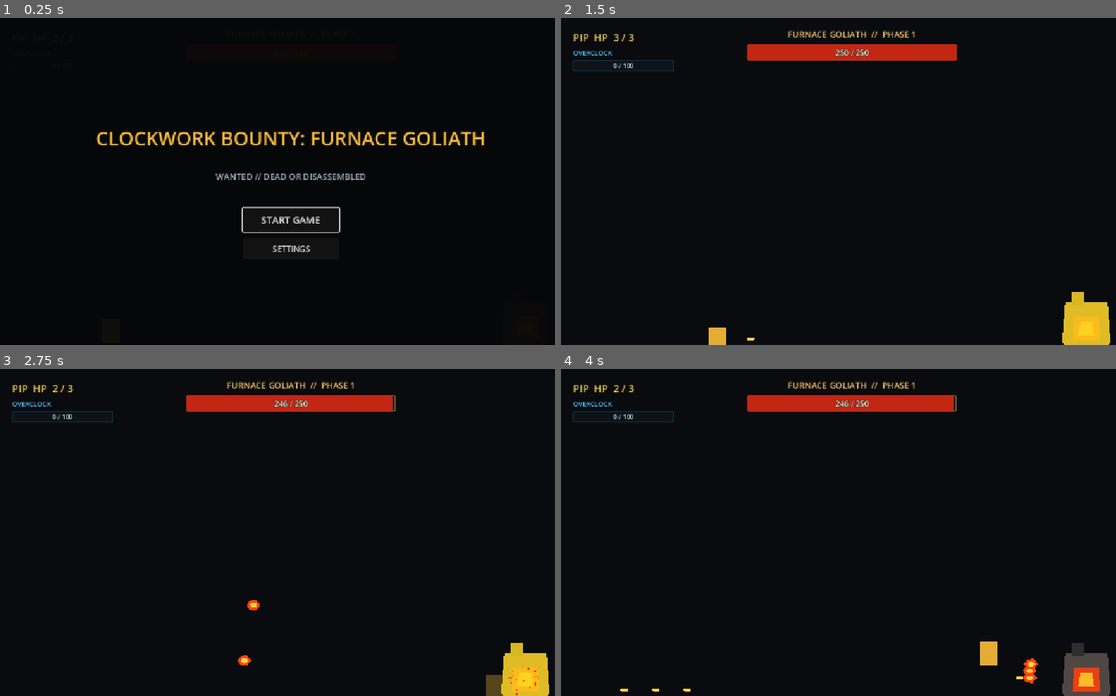
Above: before the commit, frames 1-4 (two rows, left to right).
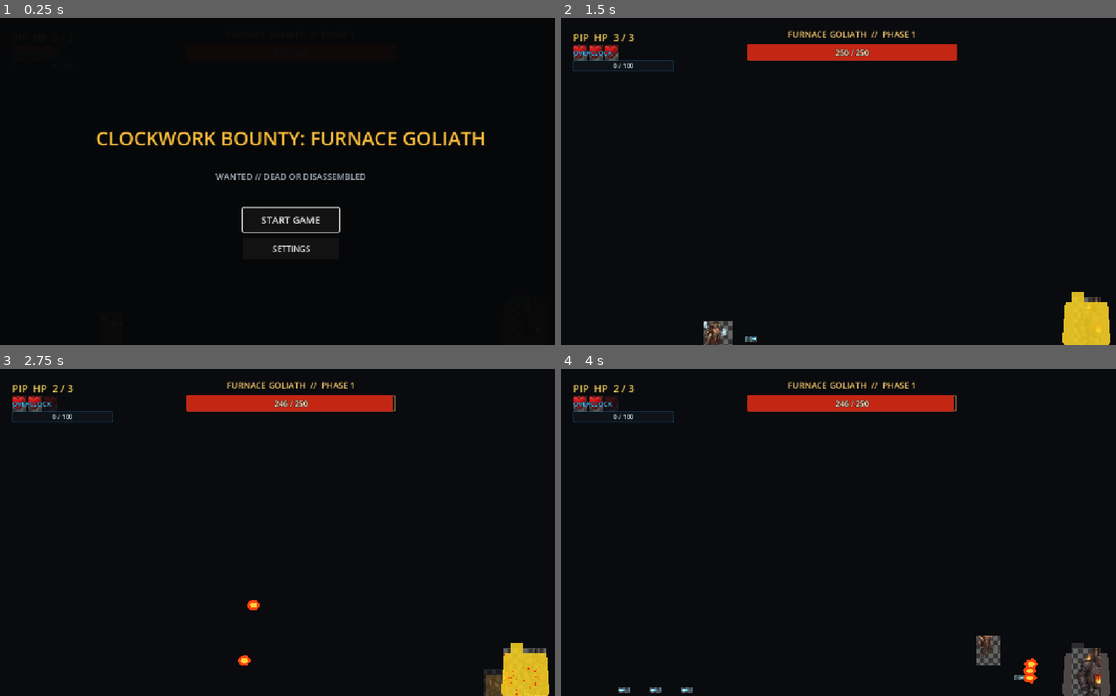
Above: after the commit, the same moments.

Repository: koushamoeini/Reign-of-Gears
Game: Godot game, scene res://main.tscn
The game is run twice, just before and just after one commit, with the same random seed, the same clock (stepped at 60 frames per second) and the same inputs.
Inputs:
- Up to frame 1 (0.25 s): no input
- Up to frame 2 (1.5 s): click "START GAME" at 0.5 s; tap Enter at 1.25 s; hold Right (pip_move_right) from 1.28 s (still down); hold D (pip_shoot) from 1.28 s (still down)
- Up to frame 3 (2.75 s): keep holding Right (pip_move_right); tap F (pip_jump) at 1.52, 2.27 s; release D (pip_shoot) at 2.03 s; tap A (pip_dash) at 2.1 s; tap D (pip_shoot) at 2.3 s
- Up to frame 4 (4 s): release Right (pip_move_right) at 2.78 s; hold Left (pip_move_left) 2.78-3.53 s; hold D (pip_shoot) 2.78-3.53 s; hold Right (pip_move_right) from 3.53 s (still down); tap S (pip_special) at 3.6 s; tap F (pip_jump) at 3.77 s; tap D (pip_shoot) at 3.8 s

The runs differ from the first frame. In frame 2, 1.1% of the frame differs, in the area x 2-98%, y 8-100%; in frame 3, 0.7%; in frame 4, 1.4%.

Commit message:
Integrate master sprite sheet visuals

Diff:
--- a/bosses/furnace_goliath.gd
+++ b/bosses/furnace_goliath.gd
@@ -33,6 +33,7 @@
 @onready var victory_explosion: GPUParticles2D = $VictoryExplosion
 @onready var victory_explosion_wide: GPUParticles2D = $VictoryExplosionWide
 @onready var victory_explosion_core: GPUParticles2D = $VictoryExplosionCore
+@onready var sprite_art: Sprite2D = $SpriteArt
 
 var health: int = MAX_HEALTH
 var phase: int = 1
@@ -85,6 +86,7 @@
 	SoundManager.play_hit_sfx()
 	_show_hit_flash()
 	damage_sparks.restart()
+	sprite_art.region_rect = Rect2(548, 162, 72, 82)
 
 	_update_phase()
 
@@ -102,6 +104,7 @@
 	rage_glow.hide()
 	transition_shield.hide()
 	rage_fire_timer.stop()
+	sprite_art.region_rect = Rect2(658, 162, 166, 84)
 	_spawn_explosion()
 
 	var fade_tween := create_tween()
@@ -185,9 +188,12 @@
 	match state:
 		State.IDLE:
 			state_time_remaining = IDLE_DURATION
+			sprite_art.region_rect = Rect2(15, 161, 50, 84)
 		State.SHOOTING:
+			sprite_art.region_rect = Rect2(246, 161, 77, 84)
 			_shooting_sequence()
 		State.DASH_ATTACK:
+			sprite_art.region_rect = Rect2(132, 161, 75, 84)
 			state_time_remaining = DASH_DURATION
 			dash_direction = _direction_to_player()
 
@@ -253,6 +259,7 @@
 	next_attack_is_dash = true
 	phase_shift_sfx.play()
 	if phase == 3:
+		sprite_art.region_rect = Rect2(367, 161, 143, 84)
 		_start_rage_glow()
 		rage_fire_timer.start(PHASE_THREE_STREAM_INTERVAL)
 	phase_changed.emit(phase)
--- a/bosses/furnace_goliath.tscn
+++ b/bosses/furnace_goliath.tscn
@@ -2,6 +2,7 @@
 
 [ext_resource type="Script" path="res://bosses/furnace_goliath.gd" id="1_boss"]
 [ext_resource type="AudioStream" path="res://audio/boss_phase_shift.wav" id="2_phase"]
+[ext_resource type="Texture2D" path="res://assets/b18c3cc0-0bf5-4608-86ce-f136dbdbca56.jpg" id="3_sheet"]
 
 [sub_resource type="CapsuleShape2D" id="BossShape"]
 radius = 42.0
@@ -57,6 +58,14 @@
 [node name="Body" type="Polygon2D" parent="."]
 polygon = PackedVector2Array(-42, -48, 42, -48, 48, 30, 30, 48, -30, 48, -48, 30)
 color = Color(0.31, 0.28, 0.27, 1)
+
+[node name="SpriteArt" type="Sprite2D" parent="."]
+texture = ExtResource("3_sheet")
+region_enabled = true
+region_rect = Rect2(15, 161, 50, 84)
+position = Vector2(0, -10)
+scale = Vector2(1.18, 1.18)
+z_index = 2
 
 [node name="Furnace" type="Polygon2D" parent="."]
 polygon = PackedVector2Array(-24, -20, 24, -20, 28, 28, -28, 28)
--- a/hazards/steam_pipe.gd
+++ b/hazards/steam_pipe.gd
@@ -6,6 +6,7 @@
 
 @onready var warning: Node2D = $Warning
 @onready var pipe_visual: Polygon2D = $PipeVisual
+@onready var pipe_sprite: Sprite2D = $PipeSprite
 @onready var collision_shape: CollisionShape2D = $CollisionShape2D
 
 var is_falling: bool = false
@@ -29,6 +30,7 @@
 func _on_warning_timer_timeout() -> void:
 	warning.hide()
 	pipe_visual.show()
+	pipe_sprite.show()
 	collision_shape.set_deferred("disabled", false)
 	monitoring = true
 	is_falling = true
--- a/hazards/steam_pipe.tscn
+++ b/hazards/steam_pipe.tscn
@@ -1,6 +1,7 @@
-[gd_scene load_steps=3 format=3]
+[gd_scene load_steps=4 format=3]
 
 [ext_resource type="Script" path="res://hazards/steam_pipe.gd" id="1_pipe"]
+[ext_resource type="Texture2D" path="res://assets/b18c3cc0-0bf5-4608-86ce-f136dbdbca56.jpg" id="2_sheet"]
 
 [sub_resource type="RectangleShape2D" id="PipeShape"]
 size = Vector2(36, 120)
@@ -26,6 +27,14 @@
 polygon = PackedVector2Array(-18, -120, 18, -120, 18, 0, 9, 12, -9, 12, -18, 0)
 color = Color(0.3, 0.34, 0.36, 1)
 
+[node name="PipeSprite" type="Sprite2D" parent="."]
+visible = false
+texture = ExtResource("2_sheet")
+region_enabled = true
+region_rect = Rect2(292, 294, 94, 64)
+position = Vector2(0, -60)
+scale = Vector2(0.6, 1.75)
+
 [node name="CollisionShape2D" type="CollisionShape2D" parent="."]
 position = Vector2(0, -54)
 shape = SubResource("PipeShape")
--- a/main.tscn
+++ b/main.tscn
@@ -8,6 +8,7 @@
 [ext_resource type="AudioStream" path="res://audio/shoot.wav" id="6_shoot"]
 [ext_resource type="AudioStream" path="res://audio/player_hit.wav" id="7_hit"]
 [ext_resource type="AudioStream" path="res://audio/dash.wav" id="8_dash"]
+[ext_resource type="Texture2D" path="res://assets/b18c3cc0-0bf5-4608-86ce-f136dbdbca56.jpg" id="9_sheet"]
 
 [sub_resource type="RectangleShape2D" id="FloorShape"]
 size = Vector2(1280, 60)
@@ -28,6 +29,25 @@
 offset_bottom = 719.0
 mouse_filter = 2
 color = Color(0.035, 0.043, 0.055, 1)
+
+[node name="FactoryParallax" type="Parallax2D" parent="."]
+scroll_scale = Vector2(0.18, 0.08)
+z_index = -5
+
+[node name="LevelBackground" type="Sprite2D" parent="FactoryParallax"]
+texture = ExtResource("9_sheet")
+region_enabled = true
+region_rect = Rect2(655, 436, 350, 92)
+position = Vector2(640, 356)
+scale = Vector2(3.7, 7.1)
+
+[node name="FactoryElements" type="Sprite2D" parent="FactoryParallax"]
+texture = ExtResource("9_sheet")
+region_enabled = true
+region_rect = Rect2(246, 390, 283, 143)
+position = Vector2(250, 505)
+scale = Vector2(1.25, 1.25)
+modulate = Color(1, 1, 1, 0.72)
 
 [node name="Floor" type="StaticBody2D" parent="." unique_id=1373653812]
 position = Vector2(640, 690)
--- a/player/pip.gd
+++ b/player/pip.gd
@@ -51,6 +51,7 @@
 @onready var overclock_trail: CPUParticles2D = $OverclockTrail
 @onready var muzzle_flash: GPUParticles2D = $Muzzle/MuzzleFlash
 @onready var dash_trail: GPUParticles2D = $DashTrail
+@onready var sprite_art: Sprite2D = $SpriteArt
 
 var health: int
 var facing_direction: float = 1.0
@@ -100,6 +101,7 @@
 	dash_trail.emitting = _is_dashing()
 
 	move_and_slide()
+	_update_sprite_art(direction)
 	if _is_dashing():
 		_absorb_blue_projectiles()
 
@@ -114,6 +116,7 @@
 	bullet.rotation = PI if facing_direction < 0.0 else 0.0
 	get_tree().current_scene.add_child(bullet)
 	bullet.global_position = muzzle.global_position
+	sprite_art.region_rect = Rect2(478, 51, 75, 58)
 	muzzle_flash.restart()
 	SoundManager.play_shoot_sfx()
 	shoot_cooldown_timer.start(_current_fire_interval())
@@ -129,6 +132,7 @@
 	_show_hit_flash()
 
 	if health == 0:
+		sprite_art.region_rect = Rect2(734, 50, 74, 58)
 		died.emit()
 		queue_free()
 		return
@@ -143,6 +147,7 @@
 		return
 
 	dash_duration_timer.start()
+	sprite_art.region_rect = Rect2(382, 50, 77, 58)
 	dash_cooldown_timer.start()
 	SoundManager.play_dash_sfx()
 
@@ -198,6 +203,18 @@
 	return fire_interval / OVERCLOCK_FIRE_RATE_MULTIPLIER if is_overclock_active else fire_interval
 
 
+func _update_sprite_art(direction: float) -> void:
+	if _is_dashing():
+		sprite_art.region_rect = Rect2(382, 50, 77, 58)
+	elif not is_on_floor():
+		sprite_art.region_rect = Rect2(275, 50, 46, 58) if velocity.y < 0.0 else Rect2(326, 50, 43, 58)
+	elif not is_zero_approx(direction):
+		sprite_art.region_rect = Rect2(72, 50, 55, 58)
+	else:
+		sprite_art.region_rect = Rect2(20, 50, 43, 58)
+	sprite_art.flip_h = facing_direction < 0.0
+
+
 func _show_hit_flash() -> void:
 	hit_flash_version += 1
 	var current_version := hit_flash_version
--- a/player/pip.tscn
+++ b/player/pip.tscn
@@ -1,6 +1,7 @@
 [gd_scene load_steps=7 format=3]
 
 [ext_resource type="Script" path="res://player/pip.gd" id="1_pip"]
+[ext_resource type="Texture2D" path="res://assets/b18c3cc0-0bf5-4608-86ce-f136dbdbca56.jpg" id="2_sheet"]
 
 [sub_resource type="CapsuleShape2D" id="CapsuleShape_pip"]
 radius = 18.0
@@ -40,6 +41,14 @@
 [node name="Body" type="Polygon2D" parent="."]
 polygon = PackedVector2Array(-18, -24, 18, -24, 18, 24, -18, 24)
 color = Color(0.9, 0.68, 0.2, 1)
+
+[node name="SpriteArt" type="Sprite2D" parent="."]
+texture = ExtResource("2_sheet")
+region_enabled = true
+region_rect = Rect2(20, 50, 43, 58)
+position = Vector2(0, -6)
+scale = Vector2(1.05, 1.05)
+z_index = 2
 
 [node name="Hat" type="Polygon2D" parent="."]
 polygon = PackedVector2Array(-22, -24, 22, -24, 22, -19, 12, -19, 12, -36, -12, -36, -12, -19, -22, -19)
--- a/projectiles/bullet.tscn
+++ b/projectiles/bullet.tscn
@@ -1,6 +1,7 @@
-[gd_scene load_steps=3 format=3]
+[gd_scene load_steps=4 format=3]
 
 [ext_resource type="Script" path="res://projectiles/bullet.gd" id="1_bullet"]
+[ext_resource type="Texture2D" path="res://assets/b18c3cc0-0bf5-4608-86ce-f136dbdbca56.jpg" id="2_sheet"]
 
 [sub_resource type="CircleShape2D" id="CircleShape_bullet"]
 radius = 5.0
@@ -21,6 +22,12 @@
 polygon = PackedVector2Array(-8, -3, 4, -3, 9, 0, 4, 3, -8, 3)
 color = Color(1, 0.82, 0.26, 1)
 
+[node name="SpriteArt" type="Sprite2D" parent="."]
+texture = ExtResource("2_sheet")
+region_enabled = true
+region_rect = Rect2(515, 67, 35, 16)
+scale = Vector2(0.65, 0.65)
+
 [node name="CollisionShape2D" type="CollisionShape2D" parent="."]
 shape = SubResource("CircleShape_bullet")
 
--- a/ui/combat_hud.gd
+++ b/ui/combat_hud.gd
@@ -21,6 +21,7 @@
 @onready var main_menu_overlay: ColorRect = $Interface/MainMenuOverlay
 @onready var start_button: Button = $Interface/MainMenuOverlay/StartButton
 @onready var settings_panel: ColorRect = $Interface/MainMenuOverlay/SettingsPanel
+@onready var health_hearts: Array[TextureRect] = [$Interface/HeartOne, $Interface/HeartTwo, $Interface/HeartThree]
 
 var rebind_buttons: Dictionary = {}
 var rebinding_action: StringName
@@ -57,6 +58,8 @@
 
 func _on_player_health_changed(current_health: int, max_health: int) -> void:
 	player_health_label.text = "PIP  HP  %d / %d" % [current_health, max_health]
+	for heart_index in health_hearts.size():
+		health_hearts[heart_index].modulate.a = 1.0 if heart_index < current_health else 0.22
 
 
 func _on_player_died() -> void:
--- a/ui/combat_hud.tscn
+++ b/ui/combat_hud.tscn
@@ -1,6 +1,11 @@
-[gd_scene load_steps=6 format=3]
+[gd_scene load_steps=7 format=3]
 
 [ext_resource type="Script" path="res://ui/combat_hud.gd" id="1_hud"]
+[ext_resource type="Texture2D" path="res://assets/b18c3cc0-0bf5-4608-86ce-f136dbdbca56.jpg" id="2_sheet"]
+
+[sub_resource type="AtlasTexture" id="HeartAtlas"]
+atlas = ExtResource("2_sheet")
+region = Rect2(916, 181, 18, 20)
 
 [sub_resource type="StyleBoxFlat" id="BossBarBackground"]
 bg_color = Color(0.08, 0.09, 0.1, 0.96)
@@ -64,6 +69,30 @@
 theme_override_constants/outline_size = 6
 theme_override_font_sizes/font_size = 20
 text = "PIP  HP  3 / 3"
+
+[node name="HeartOne" type="TextureRect" parent="Interface"]
+offset_left = 24.0
+offset_top = 54.0
+offset_right = 51.0
+offset_bottom = 84.0
+texture = SubResource("HeartAtlas")
+expand_mode = 1
+
+[node name="HeartTwo" type="TextureRect" parent="Interface"]
+offset_left = 55.0
+offset_top = 54.0
+offset_right = 82.0
+offset_bottom = 84.0
+texture = SubResource("HeartAtlas")
+expand_mode = 1
+
+[node name="HeartThree" type="TextureRect" parent="Interface"]
+offset_left = 86.0
+offset_top = 54.0
+offset_right = 113.0
+offset_bottom = 84.0
+texture = SubResource("HeartAtlas")
+expand_mode = 1
 
 [node name="OverclockLabel" type="Label" parent="Interface"]
 layout_mode = 0
Binary file added: assets/b18c3cc0-0bf5-4608-86ce-f136dbdbca56.jpg
